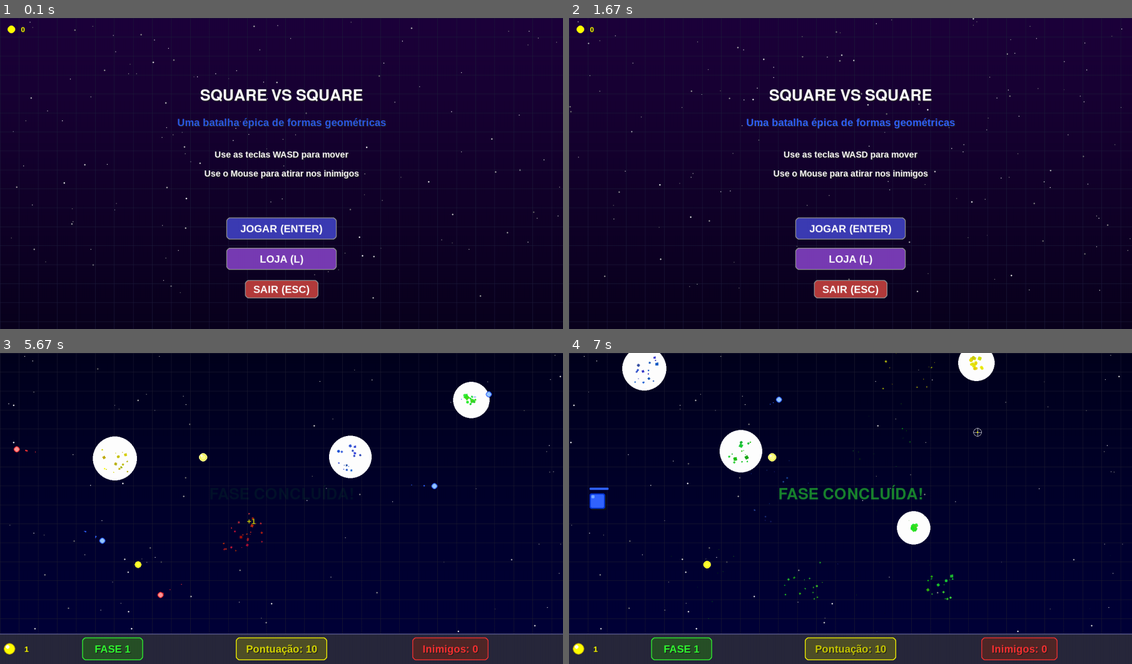
Above: before the commit, frames 1-4 (two rows, left to right).
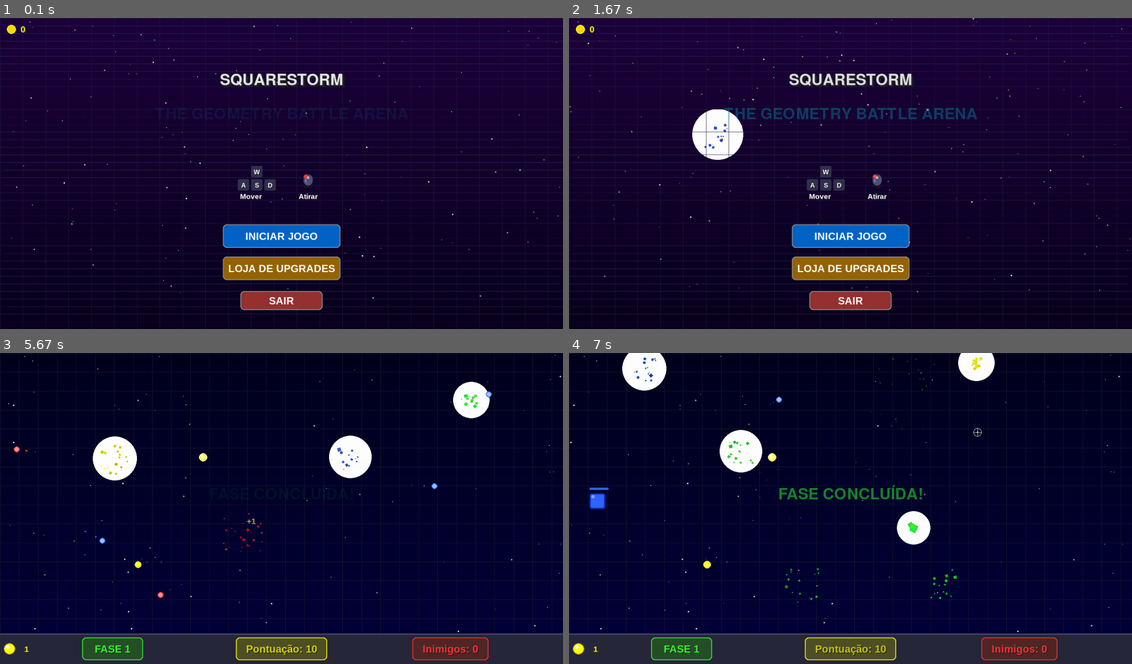
Above: after the commit, the same moments.

Repository: JoaoPedroMarimon/Pygame_SquareStorm
Game: pygame game, started from main.py
Same seed, same stepped clock (60 frames per second), same inputs: the game is played once before the commit and once after it.
Inputs (mouse positions are in pixels of both pictures, inside the frame that each line leads up to):
- Up to frame 1 (0.1 s): no input
- Up to frame 2 (1.67 s): tap Enter at 0.33, 0.67, 1.33 s; tap Esc at 1 s
- Up to frame 3 (5.67 s): click (281, 570) at 1.72 s, where only the run after the commit has a clickable "INICIAR JOGO"; hold D 2-2.47 s; move the mouse to (253, 589) at 2.03 s; click (264, 455) at 2.55 s; hold W 2.83-3.13 s; click (495, 626) at 2.92 s; hold D 3.17-3.63 s; click (202, 443) at 3.25 s; hold A 3.67-4.2 s; click (394, 483) at 3.75 s; hold S 4.23-4.53 s; click (478, 589) at 4.32 s; hold A 4.57-4.97 s; click (456, 502) at 4.65 s; hold W 5-5.37 s; click (95, 539) at 5.08 s; hold D from 5.4 s (still down); click (106, 468) at 5.48 s
- Up to frame 4 (7 s): release D at 6.03 s; hold S 6.07-6.43 s; click (687, 449) at 6.15 s; hold A 6.47-6.93 s; click (979, 433) at 6.55 s; hold D from 6.97 s (still down)

The runs differ from the first frame. In frame 1, 9.2% of the frame differs, in the area x 0-100%, y 2-96%; in frame 2, 11%; in frame 3, 0.3%; in frame 4, 0.4%.

Commit message:
interval when dies, and exit button removed

Diff:
--- a/src/config.py
+++ b/src/config.py
@@ -1,15 +1,13 @@
 #!/usr/bin/env python3
 # -*- coding: utf-8 -*-
 
-"""
-Versão atualizada do arquivo src/config.py para incluir uma área de HUD separada.
-"""
+
 
 # Configurações da janela
 LARGURA, ALTURA = 1480, 820 # Aumentamos a altura em 80 pixels para a barra de HUD
 LARGURA_JOGO, ALTURA_JOGO = 1480, 820-80  # Dimensões da área jogável
 ALTURA_HUD = 80  # Altura da barra de HUD
-TITULO = "QUADRADO VERSUS QUADRADO"
+TITULO = "SquareStorm"
 FPS = 60
 MAX_FASES = 5  # Alterado de 2 para 3 - agora com fase especial
 
@@ -47,8 +45,8 @@
 # Constantes para moedas
 MOEDA_TAMANHO = 15
 MOEDA_COR = AMARELO  # Usar a cor AMARELO já definida
-MOEDA_INTERVALO_MIN = 3000  # Tempo mínimo entre geração de moedas (ms)
-MOEDA_INTERVALO_MAX = 8000  # Tempo máximo entre geração de moedas (ms)
+MOEDA_INTERVALO_MIN = 1000  # Tempo mínimo entre geração de moedas (ms)
+MOEDA_INTERVALO_MAX = 3000  # Tempo máximo entre geração de moedas (ms)
 MOEDA_DURACAO_MIN = 5000    # Tempo mínimo que uma moeda fica na tela (ms)
 MOEDA_DURACAO_MAX = 30000   # Tempo máximo que uma moeda fica na tela (ms)
 
--- a/src/game/fase.py
+++ b/src/game/fase.py
@@ -386,7 +386,11 @@
 
     # Atraso para tela de vitória
     tempo_transicao_vitoria = None  # Será definido quando o último inimigo for derrotado
-    duracao_transicao_vitoria = 180  # 3 segundos a 60 FPS (ajuste conforme necessário)
+    duracao_transicao_vitoria = 180  # 3 segundos a 60 FPS
+
+    # Atraso para tela de derrota
+    tempo_transicao_derrota = None  # Será definido quando o jogador perder
+    duracao_transicao_derrota = 120  # 2 segundos a 60 FPS
 
     # Cursor do mouse visível durante o jogo
     pygame.mouse.set_visible(False)  # Esconder o cursor padrão do sistema
@@ -647,7 +651,27 @@
 
         # Verificar condições de fim de fase
         if jogador.vidas <= 0:
-            return False, pontuacao  # Jogador perdeu
+            # Iniciar contagem para transição de derrota se ainda não iniciou
+            if tempo_transicao_derrota is None:
+                tempo_transicao_derrota = duracao_transicao_derrota
+
+                # Criar explosões quando o jogador morrer
+                for _ in range(5):
+                    x = jogador.x + random.randint(-30, 30)
+                    y = jogador.y + random.randint(-30, 30)
+                    flash = criar_explosao(x, y, VERMELHO, particulas, 35)
+                    flashes.append(flash)
+
+                # Som de derrota
+                pygame.mixer.Channel(2).play(pygame.mixer.Sound(gerar_som_explosao()))
+
+        # Se a contagem regressiva de derrota está ativa, decrementá-la
+        if tempo_transicao_derrota is not None:
+            tempo_transicao_derrota -= 1
+
+            # Quando a contagem chegar a zero, ir para a tela de game over
+            if tempo_transicao_derrota <= 0:
+                return False, pontuacao  # Jogador perdeu
 
         # Preencher toda a tela com preto antes de desenhar qualquer elemento do jogo
         tela.fill((0, 0, 0))
@@ -676,6 +700,27 @@
                 flash = criar_explosao(x, y, cor, particulas, 15)
                 flashes.append(flash)
 
+        # Desenhar mensagem de derrota durante a transição
+        if tempo_transicao_derrota is not None:
+            # Criar um efeito de fade ou texto pulsante
+            alpha = int(255 * (duracao_transicao_derrota - tempo_transicao_derrota) / duracao_transicao_derrota)
+            texto_surf = fonte_titulo.render("DERROTADO!", True, VERMELHO)
+            texto_surf.set_alpha(alpha)
+            texto_rect = texto_surf.get_rect(center=(LARGURA // 2, ALTURA_JOGO // 2))
+            tela.blit(texto_surf, texto_rect)
+
+            # Adicionar efeito de tela vermelha
+            overlay = pygame.Surface((LARGURA, ALTURA_JOGO))
+            overlay.fill(VERMELHO)
+            overlay.set_alpha(int(50 * (duracao_transicao_derrota - tempo_transicao_derrota) / duracao_transicao_derrota))
+            tela.blit(overlay, (0, 0))
+
+            # Adicionar mais partículas de derrota
+            if random.random() < 0.3:  # 30% de chance por frame
+                x = jogador.x + random.randint(-50, 50)
+                y = jogador.y + random.randint(-50, 50)
+                criar_explosao(x, y, VERMELHO, particulas, 20)
+
         # Desenhar mira personalizada do mouse
         desenhar_mira(tela, pos_mouse, (mira_surface, mira_rect))
 
--- a/src/ui/hud.py
+++ b/src/ui/hud.py
@@ -156,7 +156,8 @@
             pygame.draw.circle(tela, flash['cor'], (int(flash['x']), int(flash['y'])), int(flash['raio']))
 
     # Desenhar objetos do jogo
-    jogador.desenhar(tela)
+    if jogador.vidas > 0:
+        jogador.desenhar(tela)
 
     # Desenhar inimigos ativos
     for inimigo in inimigos:
--- a/src/ui/menu.py
+++ b/src/ui/menu.py
@@ -18,18 +18,7 @@
 
 def tela_inicio(tela, relogio, gradiente_menu, fonte_titulo):
     """
-    Exibe a tela de início do jogo.
-
-    Args:
-        tela: Superfície principal do jogo
-        relogio: Objeto Clock para controle de FPS
-        gradiente_menu: Superfície com o gradiente de fundo do menu
-        fonte_titulo: Fonte para o título
-
-    Returns:
-        "jogar" para iniciar o jogo
-        "loja" para ir para a loja
-        False para sair
+    Exibe a tela de início do jogo SquareStorm.
     """
     # Mostrar cursor
     pygame.mouse.set_visible(True)
@@ -43,6 +32,11 @@
     # Animação de título
     titulo_escala = 0
     titulo_alvo = 1.0
+    titulo_y = ALTURA // 5  # Posição Y inicial do título
+    subtitulo_alpha = 0
+
+    # Efeito de névoa colorida
+    nevoa_offset = 0
 
     # Inicializar moeda_manager para mostrar quantidade de moedas
     moeda_manager = MoedaManager()
@@ -59,34 +53,34 @@
                 sys.exit()
             if evento.type == pygame.KEYDOWN:
                 if evento.key == pygame.K_RETURN:
-                    return "jogar"  # Iniciar o jogo
+                    return "jogar"
                 if evento.key == pygame.K_l:
-                    return "loja"  # Ir para a loja
+                    return "loja"
                 if evento.key == pygame.K_ESCAPE:
-                    return False  # Sair do jogo
-            # Verificação explícita de clique do mouse
-            if evento.type == pygame.MOUSEBUTTONDOWN and evento.button == 1:  # Botão esquerdo do mouse
+                    return False
+            if evento.type == pygame.MOUSEBUTTONDOWN and evento.button == 1:
                 clique_ocorreu = True
 
         # Adicionar efeitos visuais aleatórios
-        if tempo_atual - tempo_ultimo_efeito > 2000:  # A cada 2 segundos
+        if tempo_atual - tempo_ultimo_efeito > 1500:
             tempo_ultimo_efeito = tempo_atual
             x = random.randint(100, LARGURA - 100)
             y = random.randint(100, ALTURA - 100)
-            cor = random.choice([VERMELHO, AZUL, VERDE, AMARELO, ROXO, CIANO])
-            flash = criar_explosao(x, y, cor, particulas, 15)
+            cor = random.choice([AZUL, CIANO, ROXO])
+            flash = criar_explosao(x, y, cor, particulas, 12)
             flashes.append(flash)
 
-            # Som aleatório
-            pygame.mixer.Channel(0).play(pygame.mixer.Sound(gerar_som_explosao()))
-
-        # Atualizar partículas
+            # Som suave
+            som = pygame.mixer.Sound(gerar_som_explosao())
+            som.set_volume(0.3)
+            pygame.mixer.Channel(0).play(som)
+
+        # Atualizar partículas e flashes
         for particula in particulas[:]:
             particula.atualizar()
             if particula.acabou():
                 particulas.remove(particula)
 
-        # Atualizar flashes
         for flash in flashes[:]:
             flash['vida'] -= 1
             flash['raio'] += 3
@@ -95,16 +89,26 @@
 
         # Atualizar estrelas
         for estrela in estrelas:
-            estrela[0] -= estrela[4]  # Mover com base na velocidade
+            estrela[0] -= estrela[4]
             if estrela[0] < 0:
                 estrela[0] = LARGURA
                 estrela[1] = random.randint(0, ALTURA)
 
         # Animar título
         titulo_escala += (titulo_alvo - titulo_escala) * 0.05
+        subtitulo_alpha = min(255, subtitulo_alpha + 3)
+        nevoa_offset = (nevoa_offset + 1) % 360
 
         # Desenhar fundo
         tela.blit(gradiente_menu, (0, 0))
+
+        # Desenhar névoa colorida ondulante
+        for y in range(0, ALTURA, 20):
+            wave_offset = math.sin((y + nevoa_offset) / 30) * 10
+            alpha = int(20 + 15 * math.sin((y + nevoa_offset) / 50))
+            linha_surf = pygame.Surface((LARGURA, 2), pygame.SRCALPHA)
+            linha_surf.fill((100, 200, 255, alpha))
+            tela.blit(linha_surf, (wave_offset, y))
 
         # Desenhar estrelas
         desenhar_estrelas(tela, estrelas)
@@ -117,88 +121,146 @@
         for particula in particulas:
             particula.desenhar(tela)
 
-        # Desenhar grid de fundo
-        for i in range(0, LARGURA, 50):
-            pygame.draw.line(tela, (30, 30, 60), (i, 0), (i, ALTURA), 1)
-        for i in range(0, ALTURA, 50):
-            pygame.draw.line(tela, (30, 30, 60), (0, i), (LARGURA, i), 1)
-
-        # Desenhar título com animação
-        tamanho_titulo = int(60 * titulo_escala)
+        # Desenhar grid sutil
+        for i in range(0, LARGURA, 60):
+            pygame.draw.line(tela, (30, 30, 60, 100), (i, 0), (i, ALTURA), 1)
+        for i in range(0, ALTURA, 60):
+            pygame.draw.line(tela, (30, 30, 60, 100), (0, i), (LARGURA, i), 1)
+
+        # Desenhar título SquareStorm com efeito metálico
+        tamanho_titulo = int(90 * titulo_escala)
         if tamanho_titulo > 10:
-            desenhar_texto(tela, "SQUARE VS SQUARE", tamanho_titulo,
-                           BRANCO, LARGURA // 2, ALTURA // 4, fonte_titulo)
-
-            # Desenhar subtítulo com efeito pulsante
-            pulse = (math.sin(tempo_atual / 200) + 1) * 0.5  # Valor entre 0 e 1
-            cor_pulse = tuple(int(c * (0.7 + 0.3 * pulse)) for c in AZUL)
-            desenhar_texto(tela, "Uma batalha épica de formas geométricas", 28,
-                           cor_pulse, LARGURA // 2, ALTURA // 4 + 70)
-
-        # Mostrar quantidade de moedas
-        cor_moeda = AMARELO
-        pygame.draw.circle(tela, cor_moeda, (30, 30), 10)  # Ícone de moeda
-        desenhar_texto(tela, f"{moeda_manager.obter_quantidade()}", 20, cor_moeda, 60, 30)
-
-        # Desenhar controles
-        desenhar_texto(tela, "Use as teclas WASD para mover", 24, BRANCO, LARGURA // 2, ALTURA // 2 - 50)
-        desenhar_texto(tela, "Use o Mouse para atirar nos inimigos", 24, BRANCO, LARGURA // 2, ALTURA // 2)
+            # Sombra profunda
+            desenhar_texto(tela, "SQUARESTORM", tamanho_titulo, (0, 0, 50),
+                         LARGURA // 2 + 4, titulo_y + 4, fonte_titulo)
+
+            # Contorno
+            desenhar_texto(tela, "SQUARESTORM", tamanho_titulo, (100, 150, 255),
+                         LARGURA // 2 + 2, titulo_y + 2, fonte_titulo)
+
+            # Texto principal com brilho pulsante
+            pulse = (math.sin(tempo_atual / 500) + 1) * 0.5
+            cor_principal = tuple(int(c * (0.8 + 0.2 * pulse)) for c in BRANCO)
+            desenhar_texto(tela, "SQUARESTORM", tamanho_titulo, cor_principal,
+                         LARGURA // 2, titulo_y, fonte_titulo)
+
+            # Subtítulo estilizado
+            subtitulo_surf = fonte_titulo.render("THE GEOMETRY BATTLE ARENA", True, CIANO)
+            subtitulo_surf.set_alpha(subtitulo_alpha)
+            subtitulo_rect = subtitulo_surf.get_rect(center=(LARGURA // 2, titulo_y + 90))
+            tela.blit(subtitulo_surf, subtitulo_rect)
+
+        # Exibir quantidade de moedas com estilo
+        moeda_size = 12
+        pygame.draw.circle(tela, AMARELO, (30, 30), moeda_size)
+        pygame.draw.circle(tela, (255, 215, 0), (30, 30), moeda_size - 2)
+        desenhar_texto(tela, f"{moeda_manager.obter_quantidade()}", 24, AMARELO, 60, 30)
+
+        # Controles com design mais clean
+        controles_y = ALTURA // 2 + 20
+        fonte_controles = pygame.font.SysFont("Arial", 22, False)
+
+        # Icones de teclas
+        # WASD
+        pygame.draw.rect(tela, (50, 50, 80), (LARGURA//2 - 80, controles_y - 40, 30, 30), 0, 3)
+        desenhar_texto(tela, "W", 18, BRANCO, LARGURA//2 - 65, controles_y - 25)
+
+        pygame.draw.rect(tela, (50, 50, 80), (LARGURA//2 - 115, controles_y - 5, 30, 30), 0, 3)
+        desenhar_texto(tela, "A", 18, BRANCO, LARGURA//2 - 100, controles_y + 10)
+
+        pygame.draw.rect(tela, (50, 50, 80), (LARGURA//2 - 80, controles_y - 5, 30, 30), 0, 3)
+        desenhar_texto(tela, "S", 18, BRANCO, LARGURA//2 - 65, controles_y + 10)
+
+        pygame.draw.rect(tela, (50, 50, 80), (LARGURA//2 - 45, controles_y - 5, 30, 30), 0, 3)
+        desenhar_texto(tela, "D", 18, BRANCO, LARGURA//2 - 30, controles_y + 10)
+
+        # Texto de movimento
+        desenhar_texto(tela, "Mover", 20, BRANCO, LARGURA//2 - 80, controles_y + 40)
+
+        # Mouse (versão mais detalhada)
+        mouse_x = LARGURA//2 + 70
+        mouse_y = controles_y
+
+        # Sombra do mouse
+        pygame.draw.ellipse(tela, (20, 20, 40), (mouse_x - 14, mouse_y + 10, 28, 8))
+
+        # Corpo do mouse
+        pygame.draw.rect(tela, (80, 80, 120), (mouse_x - 12, mouse_y - 18, 24, 30), 0, 12)
+
+        # Brilho no corpo
+        pygame.draw.rect(tela, (120, 120, 160), (mouse_x - 8, mouse_y - 16, 4, 20), 0, 4)
+
+        # Divisão dos botões
+        pygame.draw.line(tela, (50, 50, 70), (mouse_x, mouse_y - 18), (mouse_x, mouse_y - 3), 2)
+
+        # Botão esquerdo (destacado para indicar que é o botão de atirar)
+        pygame.draw.rect(tela, (200, 50, 50), (mouse_x - 12, mouse_y - 18, 12, 12), 0, 8)
+        pygame.draw.rect(tela, (255, 80, 80), (mouse_x - 10, mouse_y - 16, 8, 8), 0, 4)
+
+        # Scroll wheel
+        pygame.draw.rect(tela, (200, 200, 220), (mouse_x - 3, mouse_y - 13, 6, 8), 0, 3)
+        pygame.draw.line(tela, (150, 150, 170), (mouse_x, mouse_y - 11), (mouse_x, mouse_y - 7), 1)
+
+        # Indicador de clique (animado)
+        if tempo_atual % 1000 < 500:  # Pisca a cada 0.5 segundos
+            pygame.draw.circle(tela, (255, 50, 50), (mouse_x - 6, mouse_y - 12), 3)
+
+        # Texto de atirar
+        desenhar_texto(tela, "Atirar", 20, BRANCO, LARGURA//2 + 70, controles_y + 40)
 
         # Ajustar dimensões para a resolução atual
         escala_y = ALTURA / 848
 
-        # Definir retângulos de colisão corretamente
-        # 1. Botão de Jogar
-        largura_jogar = 300
-        altura_jogar = 60
+        # Definir botões estilizados
+        largura_botao = 320
+        altura_botao = 65
+        espacamento = 85
+        y_inicial = ALTURA * 3 // 4 - 40
+
+        # Botão Jogar
         x_jogar = LARGURA // 2
-        y_jogar = ALTURA * 3 // 4 - 60
-        largura_ajustada_jogar = int(largura_jogar * escala_y)
-        altura_ajustada_jogar = int(altura_jogar * escala_y)
+        y_jogar = y_inicial
+        largura_ajustada_jogar = int(largura_botao * escala_y)
+        altura_ajustada_jogar = int(altura_botao * escala_y)
         rect_jogar = pygame.Rect(x_jogar - largura_ajustada_jogar // 2,
                                 y_jogar - altura_ajustada_jogar // 2,
                                 largura_ajustada_jogar,
                                 altura_ajustada_jogar)
 
-        # 2. Botão da Loja
-        largura_loja = 300
-        altura_loja = 60
+        # Botão Loja
         x_loja = LARGURA // 2
-        y_loja = ALTURA * 3 // 4 + 20
-        largura_ajustada_loja = int(largura_loja * escala_y)
-        altura_ajustada_loja = int(altura_loja * escala_y)
+        y_loja = y_inicial + espacamento
+        largura_ajustada_loja = int(largura_botao * escala_y)
+        altura_ajustada_loja = int(altura_botao * escala_y)
         rect_loja = pygame.Rect(x_loja - largura_ajustada_loja // 2,
                                y_loja - altura_ajustada_loja // 2,
                                largura_ajustada_loja,
                                altura_ajustada_loja)
 
-        # 3. Botão de Sair
-        largura_sair = 200
-        altura_sair = 50
+        # Botão Sair
         x_sair = LARGURA // 2
-        y_sair = ALTURA * 3 // 4 + 100
-        largura_ajustada_sair = int(largura_sair * escala_y)
-        altura_ajustada_sair = int(altura_sair * escala_y)
+        y_sair = y_inicial + espacamento * 2
+        largura_ajustada_sair = int(largura_botao * 0.7 * escala_y)  # Botão menor
+        altura_ajustada_sair = int(altura_botao * 0.8 * escala_y)
         rect_sair = pygame.Rect(x_sair - largura_ajustada_sair // 2,
                                y_sair - altura_ajustada_sair // 2,
                                largura_ajustada_sair,
                                altura_ajustada_sair)
 
-        # Desenhar botões
-        botao_jogar = criar_botao(tela, "JOGAR (ENTER)", x_jogar, y_jogar, largura_jogar, altura_jogar,
-                                 (60, 60, 180), (80, 80, 220), BRANCO)
-
-        botao_loja = criar_botao(tela, "LOJA (L)", x_loja, y_loja, largura_loja, altura_loja,
-                                (120, 60, 180), (150, 80, 220), BRANCO)
-
-        botao_sair = criar_botao(tela, "SAIR (ESC)", x_sair, y_sair, largura_sair, altura_sair,
-                               (180, 60, 60), (220, 80, 80), BRANCO)
+        # Desenhar botões com novo estilo
+        botao_jogar = criar_botao(tela, "INICIAR JOGO", x_jogar, y_jogar, largura_botao, altura_botao,
+                                 (0, 100, 200), (0, 150, 255), BRANCO)
+
+        botao_loja = criar_botao(tela, "LOJA DE UPGRADES", x_loja, y_loja, largura_botao, altura_botao,
+                                (150, 100, 0), (255, 180, 0), BRANCO)
+
+        botao_sair = criar_botao(tela, "SAIR", x_sair, y_sair, largura_botao * 0.7, altura_botao * 0.8,
+                               (150, 50, 50), (200, 80, 80), BRANCO)
 
         # Verificar cliques nos botões
         if clique_ocorreu:
             mouse_pos = pygame.mouse.get_pos()
 
-            # Verificar botão iniciar jogo
             if rect_jogar.collidepoint(mouse_pos):
                 # Efeito de transição
                 for i in range(30):
@@ -207,7 +269,6 @@
                     pygame.time.delay(20)
                 return "jogar"
 
-            # Verificar botão da loja
             if rect_loja.collidepoint(mouse_pos):
                 # Efeito de transição
                 for i in range(30):
@@ -216,7 +277,6 @@
                     pygame.time.delay(20)
                 return "loja"
 
-            # Verificar botão sair
             if rect_sair.collidepoint(mouse_pos):
                 return False
 
@@ -324,11 +384,11 @@
         # Ajustar dimensões para a resolução atual
         escala_y = ALTURA / 848
 
-        # Definir posição e tamanho dos botões
+        # Definir posição e tamanho do botão JOGAR NOVAMENTE (centralizado)
         largura_jogar_novamente = 300
         altura_jogar_novamente = 60
         x_jogar_novamente = LARGURA // 2
-        y_jogar_novamente = ALTURA // 2 + 100
+        y_jogar_novamente = ALTURA // 2 + 140  # Ajustado para ficar mais centralizado
         largura_ajustada_jogar = int(largura_jogar_novamente * escala_y)
         altura_ajustada_jogar = int(altura_jogar_novamente * escala_y)
         rect_jogar_novamente = pygame.Rect(x_jogar_novamente - largura_ajustada_jogar // 2,
@@ -336,35 +396,17 @@
                                          largura_ajustada_jogar,
                                          altura_ajustada_jogar)
 
-        largura_sair = 200
-        altura_sair = 50
-        x_sair = LARGURA // 2
-        y_sair = ALTURA // 2 + 180
-        largura_ajustada_sair = int(largura_sair * escala_y)
-        altura_ajustada_sair = int(altura_sair * escala_y)
-        rect_sair = pygame.Rect(x_sair - largura_ajustada_sair // 2,
-                               y_sair - altura_ajustada_sair // 2,
-                               largura_ajustada_sair,
-                               altura_ajustada_sair)
-
-        # Desenhar botões
-        hover_jogar = criar_botao(tela, "JOGAR NOVAMENTE", x_jogar_novamente, y_jogar_novamente,
+        # Desenhar apenas o botão JOGAR NOVAMENTE
+        hover_jogar = criar_botao(tela, "MENU", x_jogar_novamente, y_jogar_novamente,
                                  largura_jogar_novamente, altura_jogar_novamente,
                                  (60, 120, 60), (80, 180, 80), BRANCO)
 
-        hover_sair = criar_botao(tela, "SAIR", x_sair, y_sair,
-                               largura_sair, altura_sair,
-                               (120, 60, 60), (180, 80, 80), BRANCO)
-
-        # Verificar cliques nos botões
+        # Verificar cliques no botão
         if clique_ocorreu:
             mouse_pos = pygame.mouse.get_pos()
 
             if rect_jogar_novamente.collidepoint(mouse_pos):
                 return True
-
-            if rect_sair.collidepoint(mouse_pos):
-                return False
 
         pygame.display.flip()
         relogio.tick(FPS)
